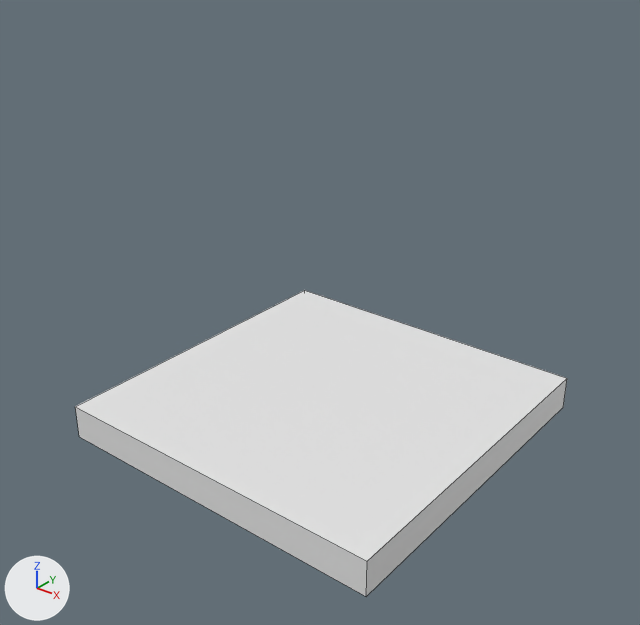
The FBX model DarkSky/Assets/DungeonRooms/new/4Way.FBX as it was, and as the next commit left it.
Camera for both pictures: a 50 mm camera at (1.347, -1.721, 1.41) aimed at (0.018, -0.06, 0.38). Arrows for +X, +Y and +Z are at lower left; the lights stay in place. Mesh edges are drawn as thin lines. Where no turn or scale is listed for an object, it has been applied to the vertices.

Names of what the first picture shows: 'Entrance'.
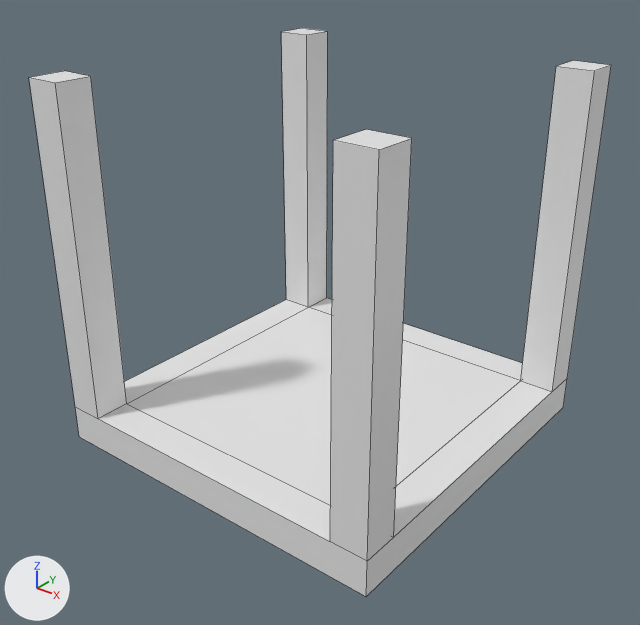
Pixel boxes [x1, y1, x2, y2] of what changed, in the pictures (640 x 625 px):
'Entrance', reshaped (18% wider, 85% taller): before [75, 290, 567, 596]; after [29, 28, 611, 596]

The change, as a diff of the scene's bpy script:
```diff
--- a/DarkSky/Assets/DungeonRooms/new/4Way.FBX.py
+++ b/DarkSky/Assets/DungeonRooms/new/4Way.FBX.py
@@ me_mesh @@
 # used by ob_entrance; location = (0.0, 0.0, 0.0)
-me_mesh.from_pydata(...)  # 8 vertices, 6 faces; spans x -0.5..0.5, y -0.5..0.5, z 0.0..0.1
+me_mesh.from_pydata(...)  # 36 vertices, 30 faces; spans x -0.5..0.5, y -0.5..0.5, z 0.0..1.0
+# me_mesh part 1
+# 5 faces are deleted
+# 8 vertices are added at x -0.5..0.5, y -0.5..0.5, z 0.1..1.0
+# 6 new vertices lie (0.0, 0.1, 0.0) away from vertices in x -0.5..0.5, y -0.5, z 0.1..1.0
+# 6 new vertices lie (0.1, 0.0, 0.0) away from vertices in x -0.5, y -0.5..0.5, z 0.1..1.0
+# 8 new vertices lie (0.0, -0.1, 0.0) away from vertices in x -0.5..0.5, y 0.5, z 0.1..1.0
+# 29 new faces join them
```
